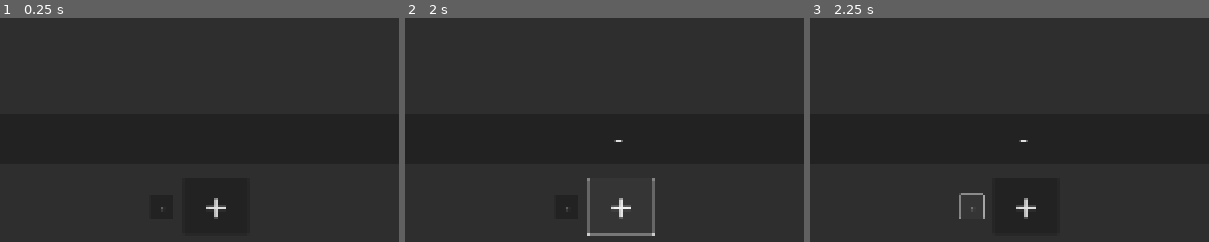
Above: before the commit, frames 1-3 (left to right).
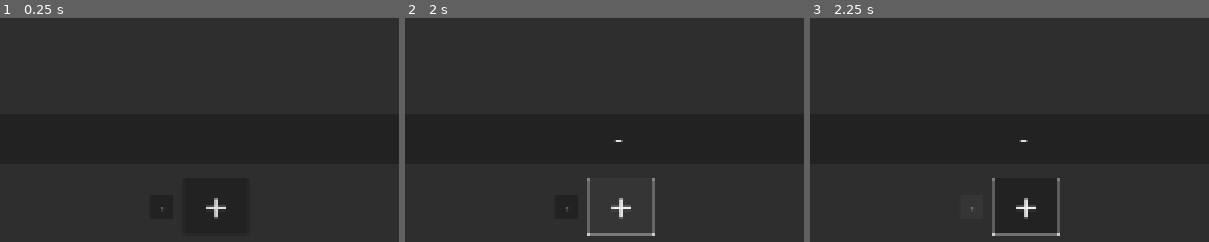
Above: after the commit, the same moments.

Repository: FlynnD273/CrochetCounter
Game: Godot game, scene res://main.tscn
Two runs of this game, one before a commit and one after it. Both use one fixed random seed, a clock stepped at 60 frames per second and the inputs below.
Inputs (mouse positions are % of the whole screen's width and height, from its top left):
- Up to frame 1 (0.25 s): no input
- Up to frame 2 (2 s): click (50, 4) at 0.52 s; type "12" at 0.6 s; click "+" at 1.25 s
- Up to frame 3 (2.25 s): click "-" at 2 s
The pictures show only the part of the screen within x 23-73%, y 50-100%; the shares and areas given below are measured in that part.

Frames 1-2 are identical in both runs. In frame 3, 0.8% of the frame differs, in the area x 37-63%, y 71-98%.

Commit message:
Focus next button after clicking previous button

Diff:
--- a/main.tscn
+++ b/main.tscn
@@ -131,3 +131,4 @@
 [connection signal="text_submitted" from="MarginContainer/VBoxContainer/Row" to="MarginContainer/VBoxContainer/VBoxContainer/CenterContainer/Forward" method="grab_focus" unbinds=1]
 [connection signal="pressed" from="MarginContainer/VBoxContainer/VBoxContainer/CenterContainer/Forward" to="." method="next_stitch"]
 [connection signal="pressed" from="MarginContainer/VBoxContainer/VBoxContainer/CenterContainer/Forward/Back" to="." method="prev_stitch"]
+[connection signal="pressed" from="MarginContainer/VBoxContainer/VBoxContainer/CenterContainer/Forward/Back" to="MarginContainer/VBoxContainer/VBoxContainer/CenterContainer/Forward" method="grab_focus"]
